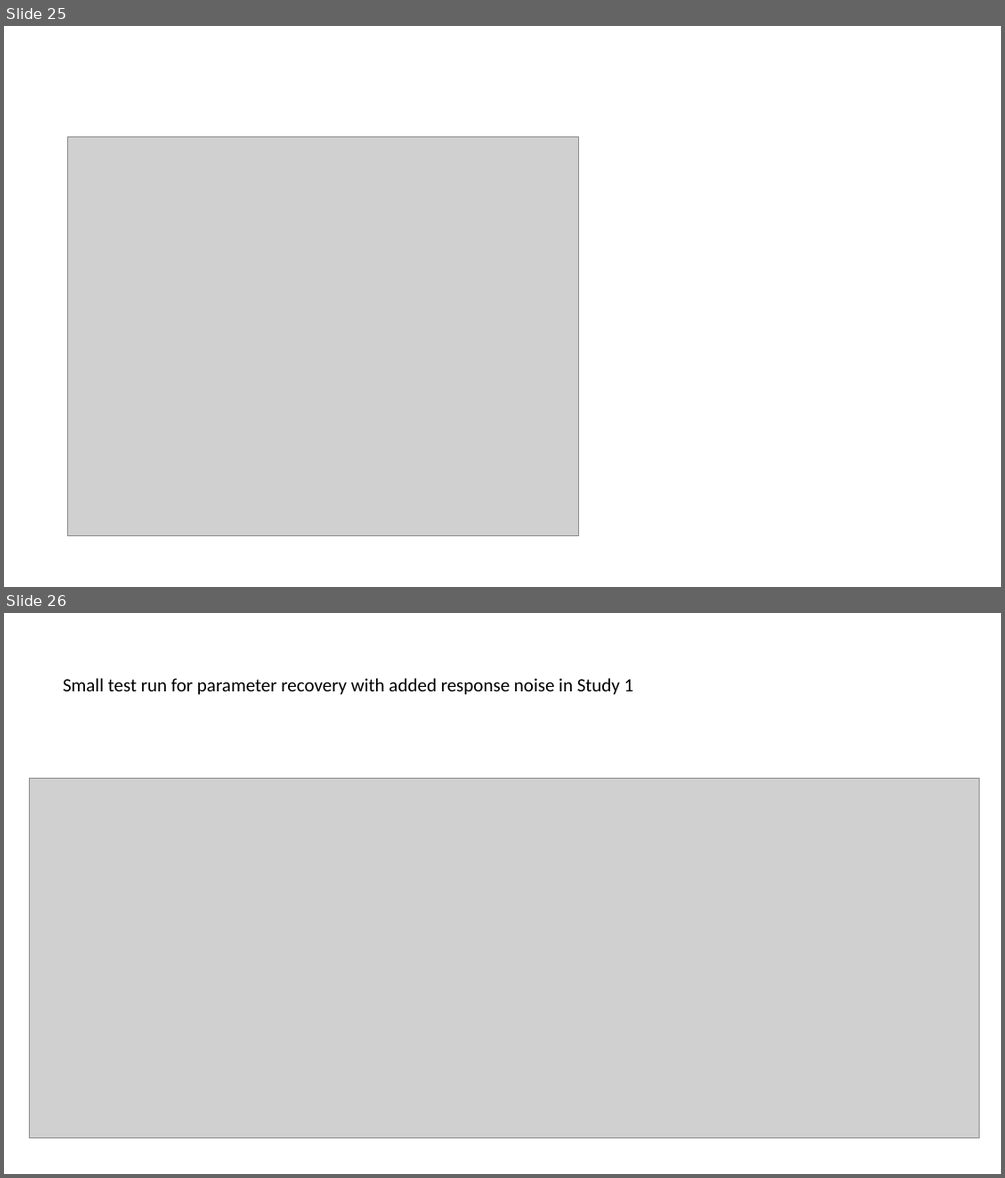
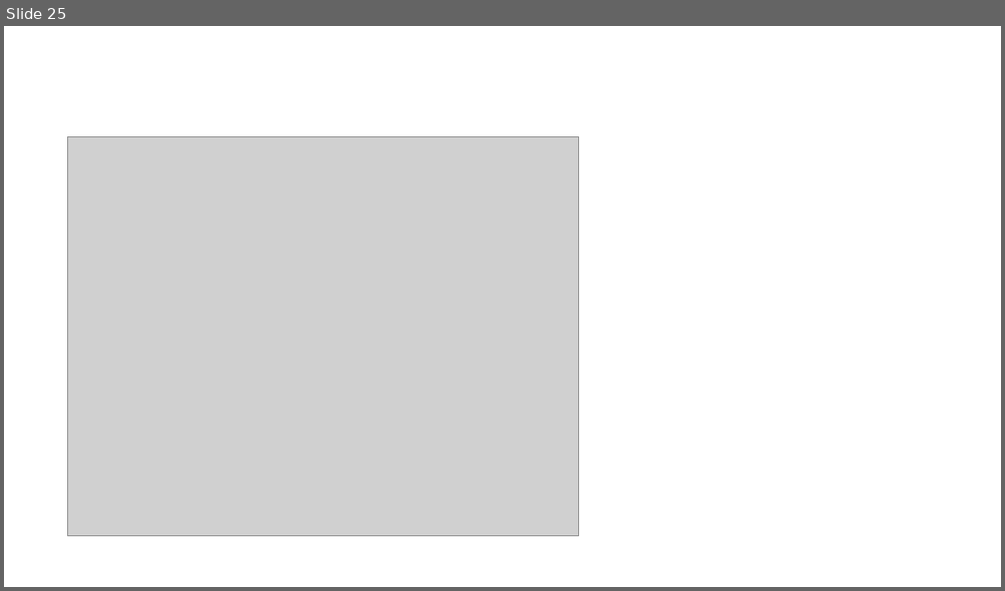
Before and after one commit to nicholasfurl/Forensic-beads-paper-1, a slide deck: forensic_beads_some_slides/forensic_beads.pptx. Shown one above the other, each under a label of ours: slides 25 and 26 before the commit, slide 25 after it. The pictures are 1005x1178 and 1005x591 pixels, drawn with LibreOffice and Linux fonts; fonts in the diff are those of the drawing; grey boxes stand for pictures. Boxes give left, top, right and bottom in pixels: in the first picture for what was removed or moved away, otherwise in the second. Text is boxed around its words. In the diff, an @@ line names an element or a change of style, - is before the commit and + after.

Commit message:
finished study 2 (w/n parts) param recovery and simplification

```diff
--- a/forensic_beads_some_slides/forensic_beads.pptx
+++ b/forensic_beads_some_slides/forensic_beads.pptx
@@ slide 26 removed at (x1=4, y1=613, x2=1001, y2=1174), background #FFFFFF @@
@@ text removed at (x1=63, y1=678, x2=634, y2=695) @@
-Small test run for parameter recovery with added response noise in Study 1
@@ picture removed at (x1=29, y1=779, x2=979, y2=1138) @@
```
Also in this commit, not shown: 4 slides added, 1 other slide removed, 9 other files.
